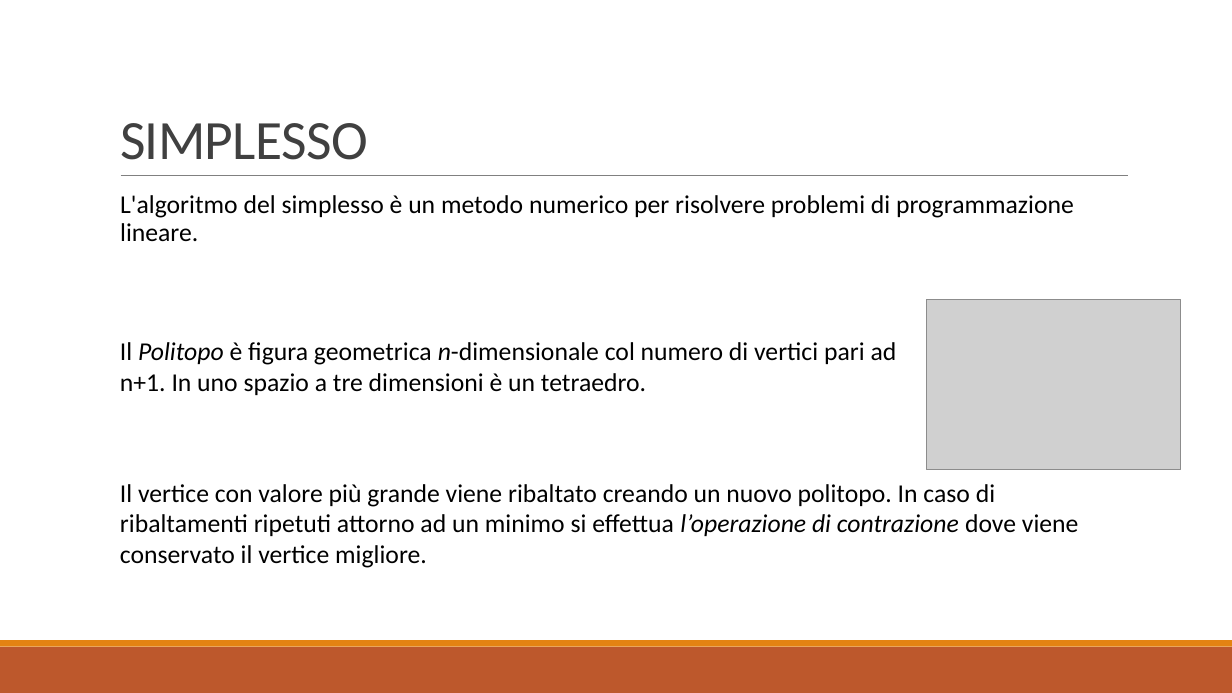
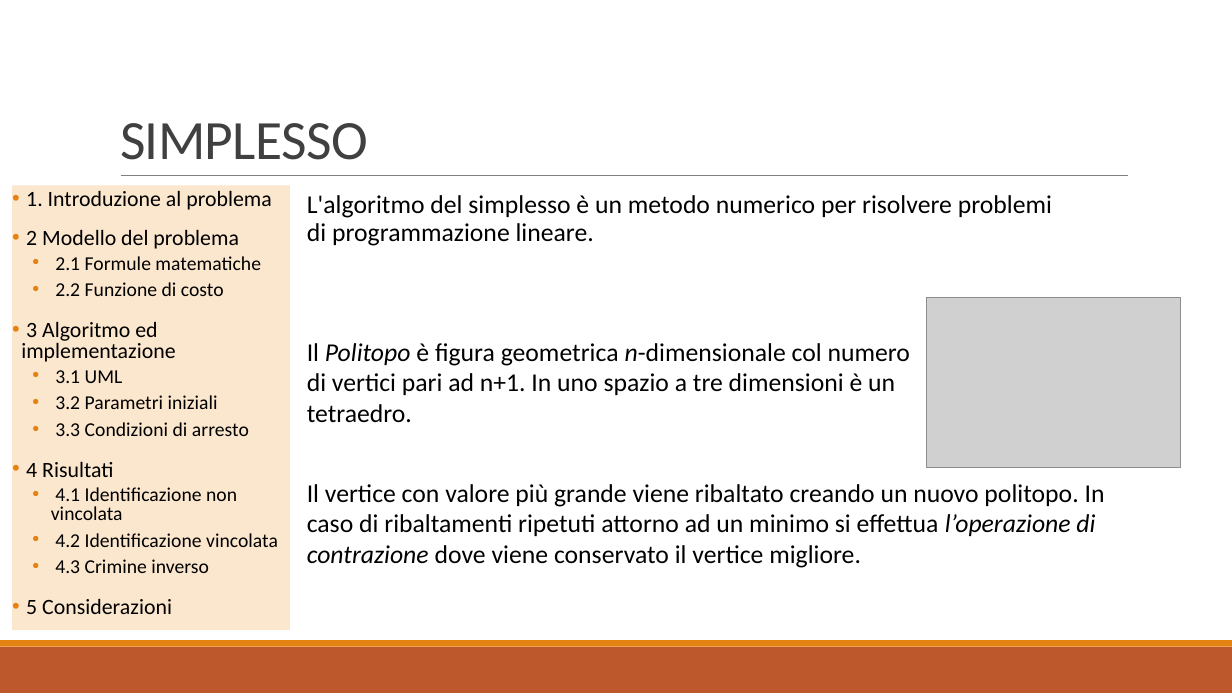
Before and after one commit to baldimario/Simplex, a slide deck: slide 8 of IDENTICAZIONE SISTEMA DI CARICHE PUNTIFORMI DA MISURE DI.pptx. Drawn at 1232x693 pixels with LibreOffice and Linux fonts; fonts in the diff are those of the drawing; grey boxes stand for pictures. Boxes give left, top, right and bottom in pixels: in the first picture for what was removed or moved away, otherwise in the second. Text is boxed around its words. In the diff, an @@ line names an element or a change of style, - is before the commit and + after.

```diff
--- a/IDENTICAZIONE SISTEMA DI CARICHE PUNTIFORMI DA MISURE DI.pptx
+++ b/IDENTICAZIONE SISTEMA DI CARICHE PUNTIFORMI DA MISURE DI.pptx
@@ rectangle added at box(12, 186, 290, 630), fill #FBE6CE, 15.3 pt, text #000000 @@
+• 1. Introduzione al problema
+• 2 Modello del problema
+  • 2.1 Formule matematiche
+  • 2.2 Funzione di costo
+• 3 Algoritmo ed implementazione
+  • 3.1 UML
+  • 3.2 Parametri iniziali
+  • 3.3 Condizioni di arresto
+• 4 Risultati
+  • 4.1 Identificazione non vincolata
+  • 4.2 Identificazione vincolata
+  • 4.3 Crimine inverso
+• 5 Considerazioni
@@ text "L'algoritmo del simplesso è un ..." rewrapped from box(120, 195, 1074, 242) to box(307, 195, 1052, 246) @@
@@ text "Il Politopo è figura geometrica ..." rewrapped from box(120, 342, 897, 395) to box(307, 343, 910, 422) @@
@@ text "Il vertice con valore più ..." rewrapped from box(120, 484, 1079, 568) to box(307, 484, 1105, 568) @@
```
Also in this commit, not shown: 16 other slides changed.
